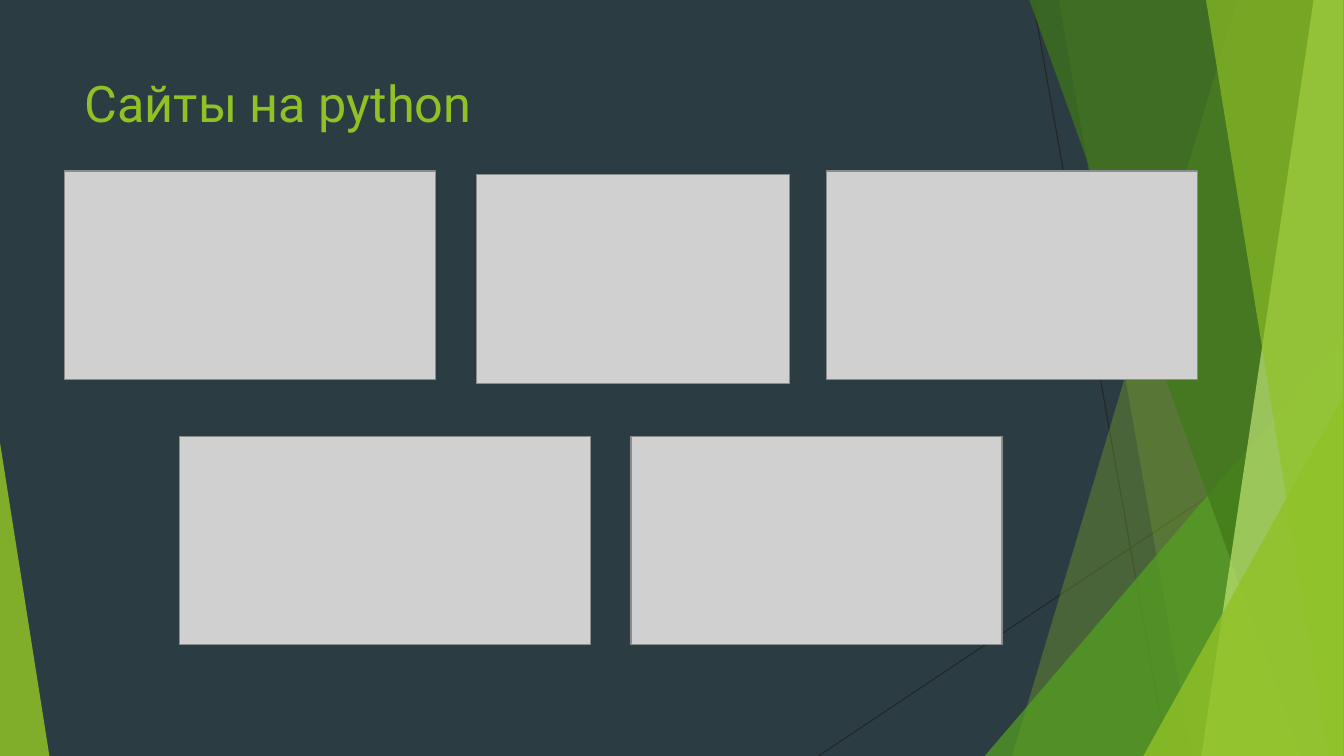
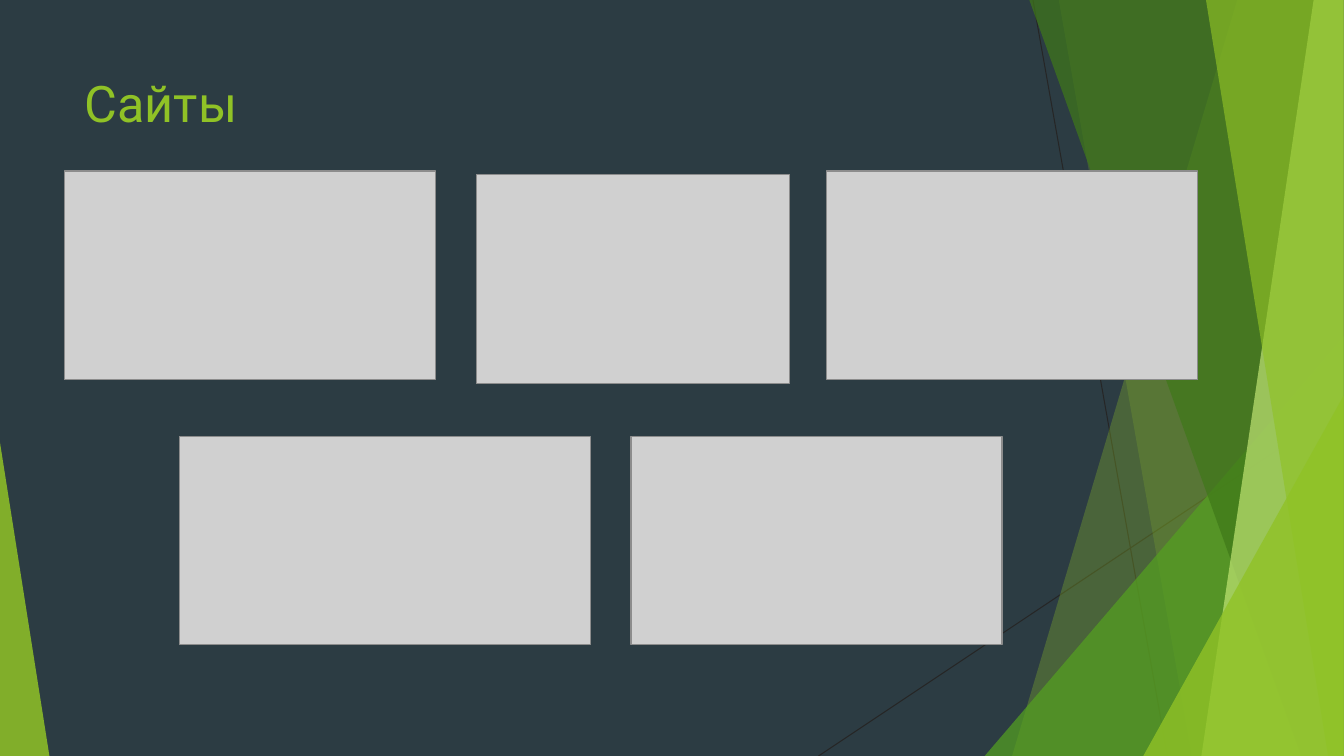
Before and after one commit to Yegor9151/for_corund, a slide deck: slide 10 of python/module 1/presentation/МК по Python.pptx. Drawn at 1344x756 pixels with LibreOffice and Linux fonts; fonts in the diff are those of the drawing; grey boxes stand for pictures. Boxes give left, top, right and bottom in pixels: in the first picture for what was removed or moved away, otherwise in the second. Text is boxed around its words. In the diff, an @@ line names an element or a change of style, - is before the commit and + after.

```diff
--- a/python/module 1/presentation/МК по Python.pptx
+++ b/python/module 1/presentation/МК по Python.pptx
@@ title at <box>85,86,238,123</box>: text changed @@
-Сайты на python
+Сайты
```
Also in this commit, not shown: 7 other slides changed, 14 slides removed.
